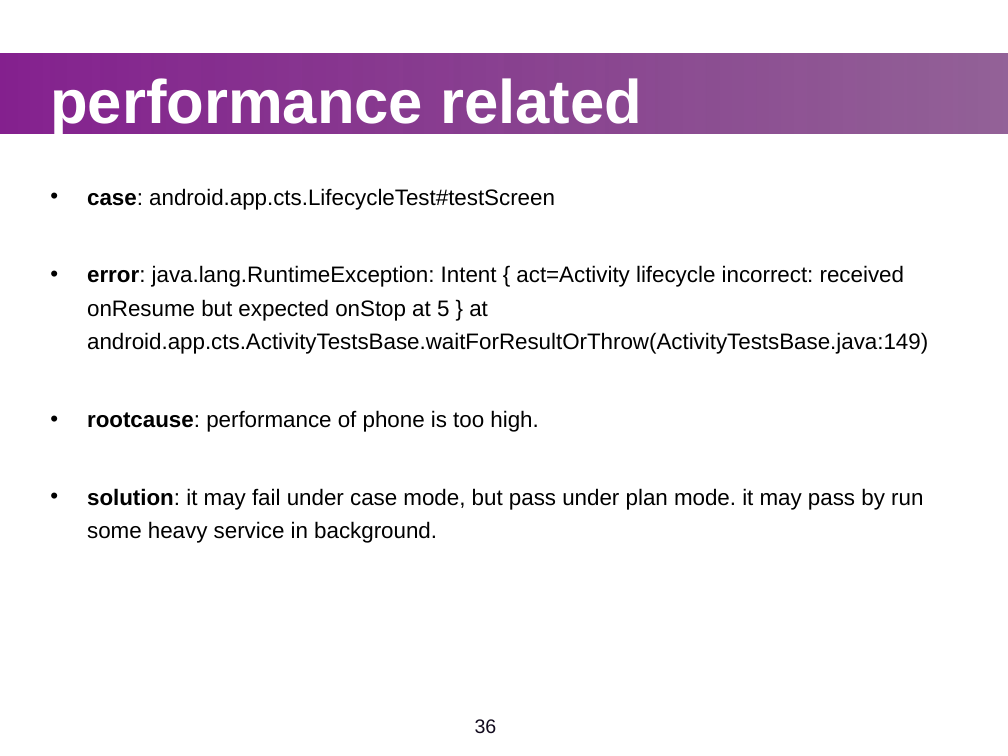
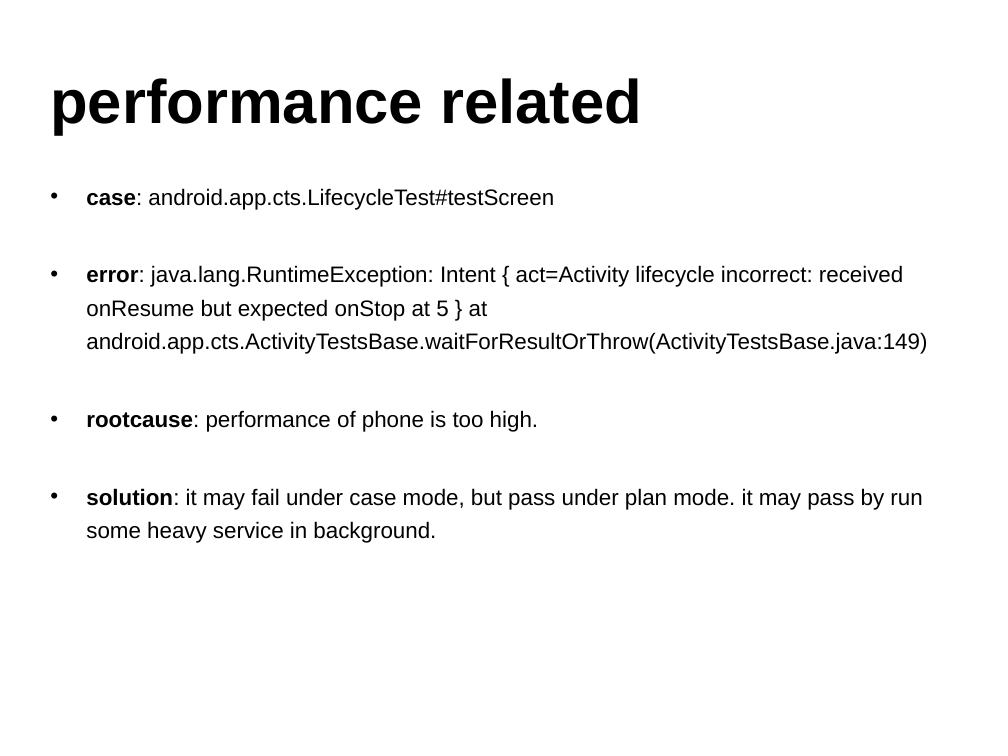
Before and after one commit to widerules/system-information, a slide deck: slide 35 of cts/CTS-training.ppt (slide 36 before the commit). Drawn at 1008x756 pixels with LibreOffice and Linux fonts; fonts in the diff are those of the drawing; background and template pictures are left out. Boxes give left, top, right and bottom in pixels: in the first picture for what was removed or moved away, otherwise in the second. Text is boxed around its words. In the diff, an @@ line names an element or a change of style, - is before the commit and + after.

```diff
--- a/cts/CTS-training.ppt
+++ b/cts/CTS-training.ppt
@@ rectangle removed at (x1=0, y1=53, x2=1008, y2=133) @@
@@ text "performance related" at (x1=50, y1=78, x2=642, y2=135): text colour #FFFFFF to #000000 @@
@@ page number removed at (x1=475, y1=719, x2=497, y2=734) @@
-36
```
Also in this commit, not shown: 40 other slides changed, 1 slide added, 2 slides removed.
